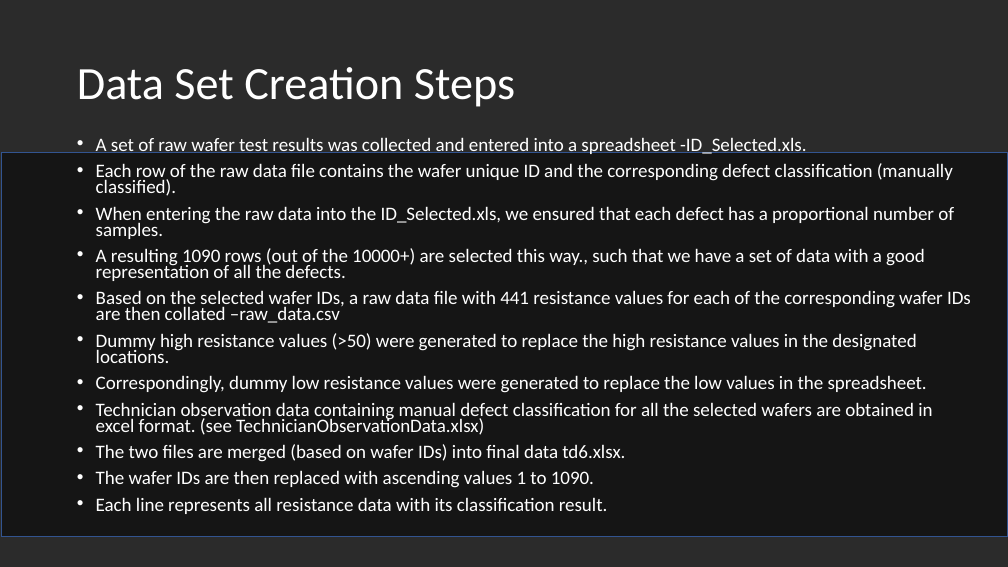
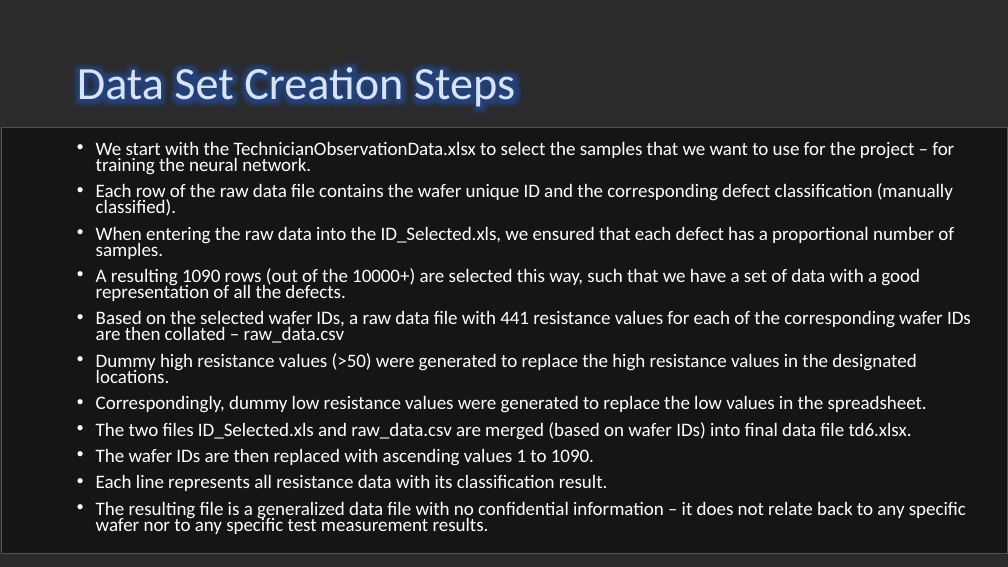
Before and after one commit to optimusium/PSUPR2, a slide deck: slide 19 of CA2 Identifying Wafer Failures with Deep Learning2_26Sep19.pptx (slide 18 before the commit). Drawn at 1008x567 pixels with LibreOffice and Linux fonts; fonts in the diff are those of the drawing; background and template pictures are left out; a plain dark background stands for a picture behind light text. Boxes give left, top, right and bottom in pixels: in the first picture for what was removed or moved away, otherwise in the second. Text is boxed around its words. In the diff, an @@ line names an element or a change of style, - is before the commit and + after.

```diff
--- a/CA2 Identifying Wafer Failures with Deep Learning2_26Sep19.pptx
+++ b/CA2 Identifying Wafer Failures with Deep Learning2_26Sep19.pptx
@@ title "Data Set Creation Steps" at (x1=77, y1=61, x2=515, y2=111): text colour #FFFFFF to #DAE3F3 @@
@@ rectangle resized from (x1=2, y1=153, x2=1008, y2=537) to (x1=2, y1=127, x2=1008, y2=554) @@
@@ text at (x1=96, y1=141, x2=954, y2=175): text changed @@
-• A set of raw wafer test results was collected and entered into a spreadsheet -ID_Selected.xls.
+• We start with the TechnicianObservationData.xlsx to select the samples that we want to use for the project – for training the neural network.
@@ text at (x1=96, y1=268, x2=971, y2=343): text changed @@
-• A resulting 1090 rows (out of the 10000+) are selected this way., such that we have a set of data with a good representation of all the defects.
-• Based on the selected wafer IDs, a raw data file with 441 resistance values for each of the corresponding wafer IDs are then collated –raw_data.csv
+• A resulting 1090 rows (out of the 10000+) are selected this way, such that we have a set of data with a good representation of all the defects.
+• Based on the selected wafer IDs, a raw data file with 441 resistance values for each of the corresponding wafer IDs are then collated – raw_data.csv
@@ text at (x1=96, y1=422, x2=912, y2=440): text changed @@
-• Technician observation data containing manual defect classification for all the selected wafers are obtained in excel format. (see TechnicianObservationData.xlsx)
-• The two files are merged (based on wafer IDs) into final data td6.xlsx.
+• The two files ID_Selected.xls and raw_data.csv are merged (based on wafer IDs) into final data file td6.xlsx.
@@ text at (x1=96, y1=501, x2=966, y2=534): paragraph added @@
+• The resulting file is a generalized data file with no confidential information – it does not relate back to any specific wafer nor to any specific test measurement results.
```
Also in this commit, not shown: 17 other slides changed, 2 slides added, 3 slides removed, 4 other files.
